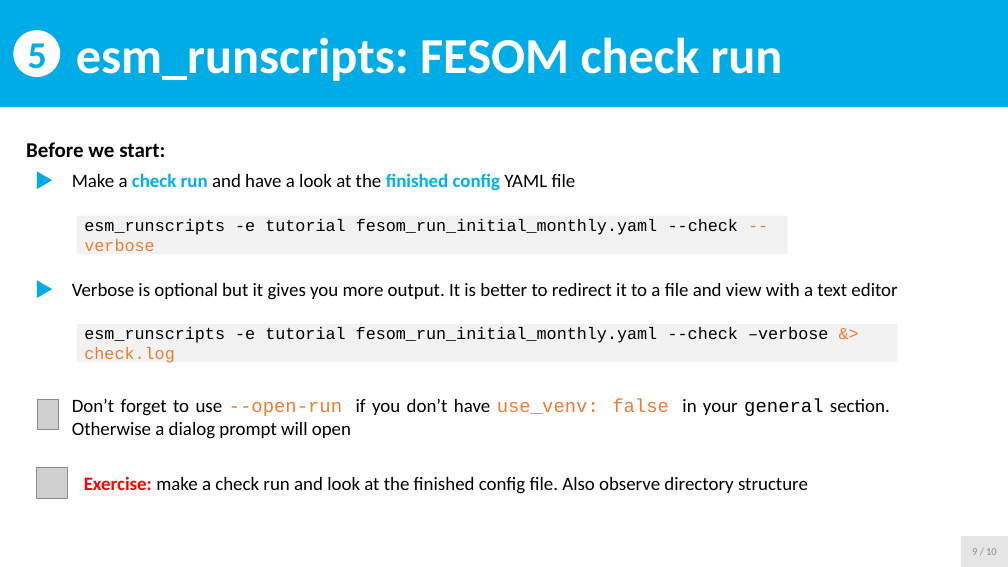
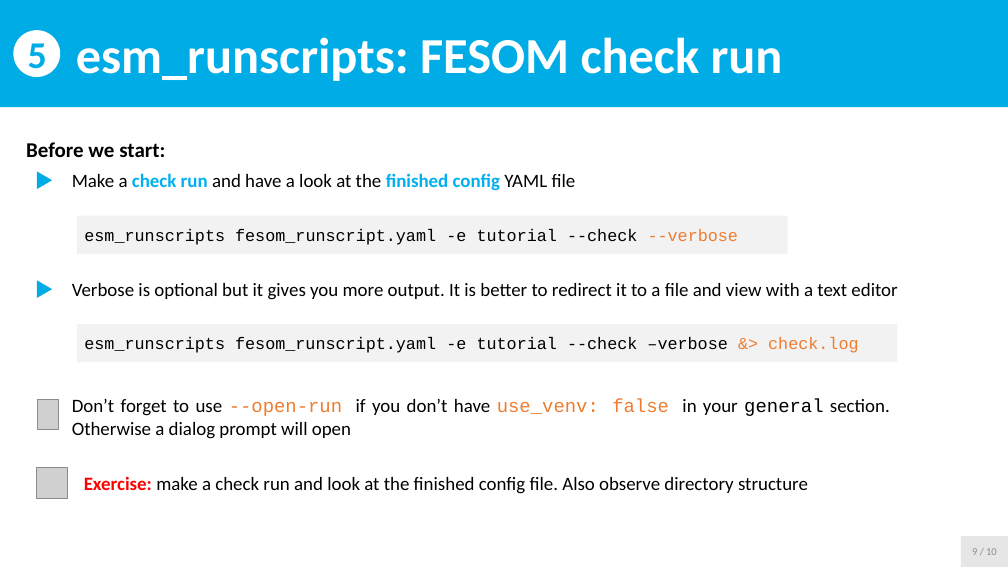
Before and after one commit to esm-tools/workshops, a slide deck: slide 9 of PalMod2022/docs/ppt/5_Fesom.pptx. Drawn at 1008x567 pixels with LibreOffice and Linux fonts; fonts in the diff are those of the drawing; grey boxes stand for pictures. Boxes give left, top, right and bottom in pixels: in the first picture for what was removed or moved away, otherwise in the second. Text is boxed around its words. In the diff, an @@ line names an element or a change of style, - is before the commit and + after.

```diff
--- a/PalMod2022/docs/ppt/5_Fesom.pptx
+++ b/PalMod2022/docs/ppt/5_Fesom.pptx
@@ title at (84,229,738,245): text changed @@
-esm_runscripts -e tutorial fesom_run_initial_monthly.yaml --check --verbose
+esm_runscripts fesom_runscript.yaml -e tutorial --check --verbose
@@ text in rectangle at (84,337,858,353): text changed @@
-esm_runscripts -e tutorial fesom_run_initial_monthly.yaml --check –verbose &> check.log
+esm_runscripts fesom_runscript.yaml -e tutorial --check –verbose &> check.log
```
Also in this commit, not shown: 4 other files.
